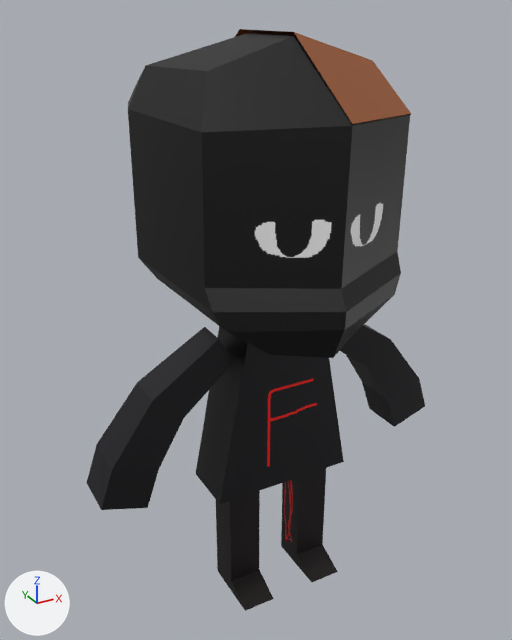
Before and after pictures for a commit that changed the glTF model server/static/cafemania/assets/char.glb.
One viewpoint serves both versions: a 50 mm camera at (-2.42, -4.16, 1.33) aimed at (-0.07, 0.12, -0.81). The lights are fixed; the arrows at lower left show +X, +Y and +Z. Vertices at the same position are counted once.

The first picture shows 'Char', 'Hair'.
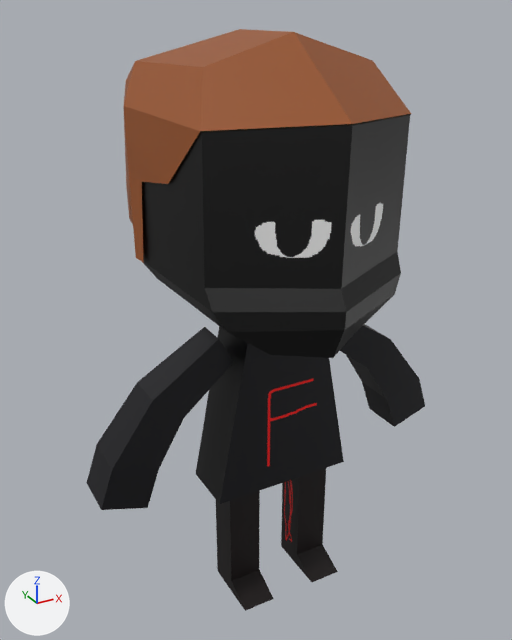
Location of each change, (x1, y1, x2, y2) in pixels of the pictures (512 x 640 px):
'Hair', reshaped: before (235, 29, 411, 124); after (124, 29, 411, 262)
part 1 of me_cube_004, added (brown): after (124, 29, 352, 262)

Edits to the bpy script that builds the scene:
```text
Change me_cube_004:
    used by ob_hair; location = (0.0, 0.0, 0.0)
    remove me_cube_004.from_pydata(...)  # 23 vertices, 30 faces; spans x 0.0..0.9, y -0.87..0.96, z -0.3..1.2
    add me_cube_004.from_pydata(...)  # 38 vertices, 60 faces; spans x -0.9..0.9, y -0.87..0.96, z -0.3..1.2
    me_cube_004 part 1
    15 vertices are added at x -0.9..-0.61, y -0.48..0.76, z -0.26..1.02
    30 new faces join them
```
